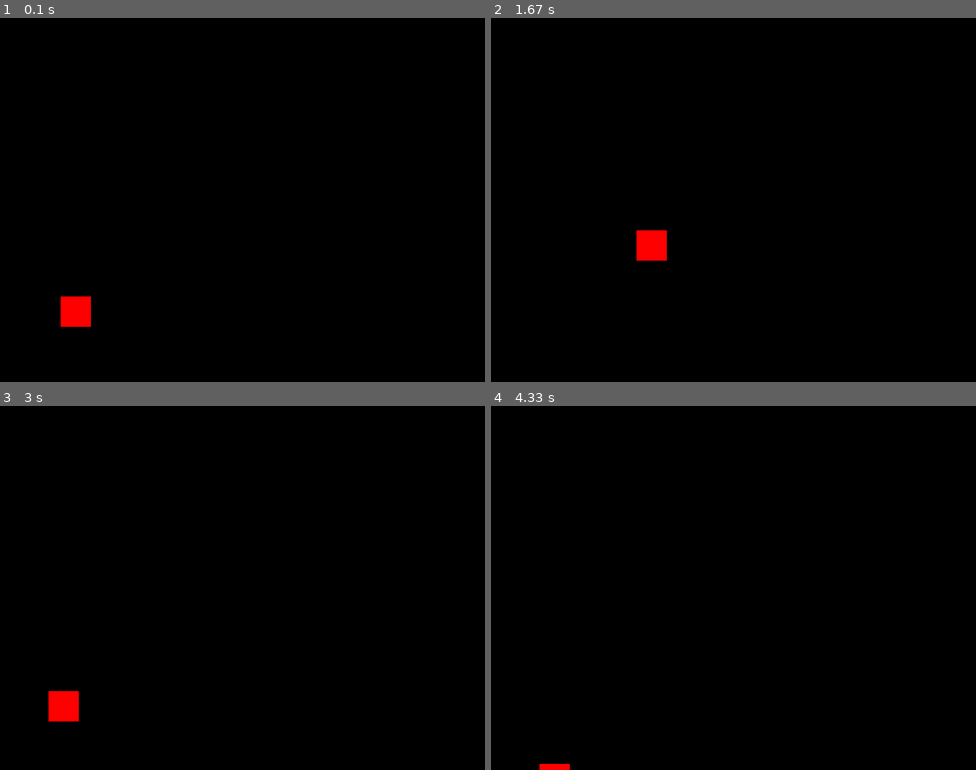
Above: before the commit, frames 1-4 (two rows, left to right).
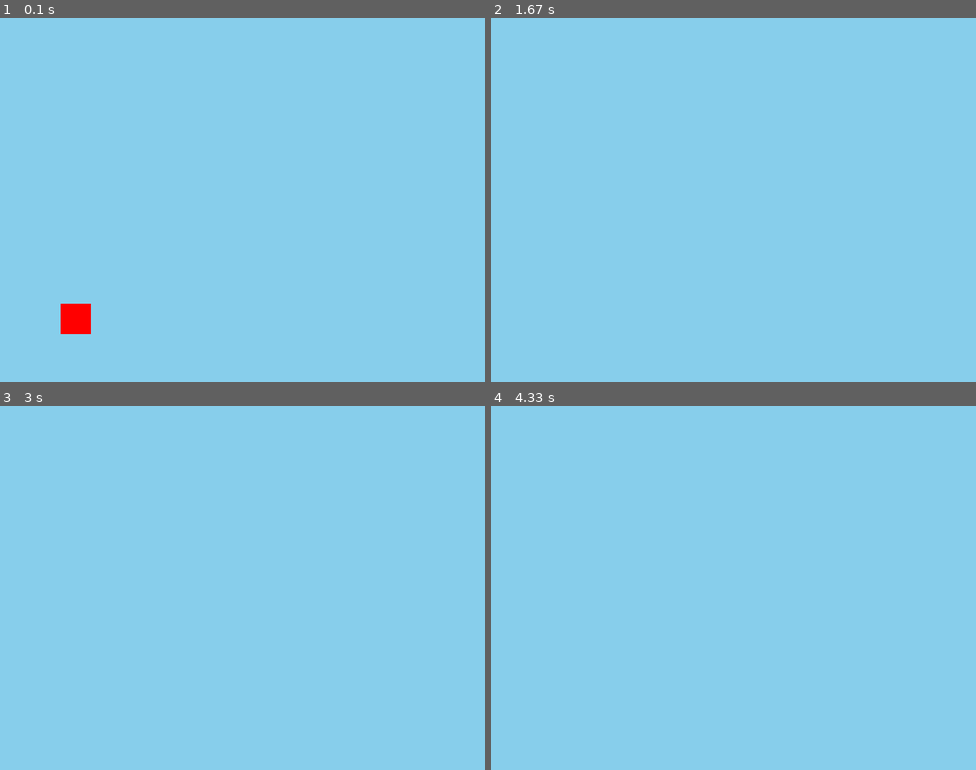
Above: after the commit, the same moments.

Repository: Graciano-B-L-Junior/Gamedevportfolio_pygame
Game: pygame game, started from 2 - Platform game/game.py
Two runs of this game, one before a commit and one after it. Both use one fixed random seed, a clock stepped at 60 frames per second and the inputs below.
Inputs:
- Up to frame 1 (0.1 s): no input
- Up to frame 2 (1.67 s): hold Space 0.33-0.8 s; hold Right 0.33-0.8 s
- Up to frame 3 (3 s): hold Space 1.83-2.37 s; hold Left 1.83-2.37 s
- Up to frame 4 (4.33 s): no input

The runs differ from the first frame. In frame 1, 100% of the frame differs, in the area x 0-100%, y 0-100%; in frame 2, 100%; in frame 3, 100%; in frame 4, 100%.

Commit message:
Add platform collision detection and improve player movement mechanics.
Starting with tilemap

Diff:
--- a/2 - Platform game/game.py
+++ b/2 - Platform game/game.py
@@ -2,6 +2,11 @@
 from player import Player
 
 class Game:
+
+    GROUND_COLOR = (0, 150, 0)
+    WHITE = (255, 255, 255)
+
+
     def __init__(self):
         pygame.init()
         self.screen_width = 800
@@ -14,17 +19,48 @@
 
         self.player = Player(100, 450)
 
+        self.platforms = [
+        ]
+
+        self.TILE_SIZE = 32
+        self.TILEMAP = [
+            [0, 0, 0, 0, 0, 0, 0, 0, 0, 0, 0, 0, 0, 0, 0, 0, 0, 0, 0, 0, 0, 0, 0, 0, 0, 0, 0, 0, 0, 0],
+            [0, 0, 0, 0, 0, 0, 0, 0, 0, 0, 0, 0, 0, 0, 0, 0, 0, 0, 0, 0, 0, 0, 0, 0, 0, 0, 0, 0, 0, 0],
+            [0, 0, 0, 0, 0, 0, 0, 0, 0, 0, 0, 0, 0, 0, 0, 0, 0, 0, 0, 0, 0, 0, 0, 0, 0, 0, 0, 0, 0, 0],
+            [0, 0, 0, 0, 0, 0, 0, 0, 0, 0, 0, 0, 0, 0, 0, 0, 0, 0, 0, 0, 0, 0, 0, 0, 0, 0, 0, 0, 0, 0],
+            [0, 0, 0, 0, 0, 0, 0, 0, 0, 0, 0, 0, 0, 0, 0, 0, 0, 0, 0, 0, 0, 0, 0, 0, 0, 0, 0, 0, 0, 0],
+            [0, 0, 0, 0, 0, 0, 0, 0, 0, 0, 0, 0, 0, 0, 0, 0, 0, 0, 0, 0, 0, 0, 0, 0, 0, 0, 0, 0, 0, 0],
+            [0, 0, 0, 0, 0, 0, 0, 0, 0, 0, 0, 0, 0, 0, 0, 0, 0, 0, 0, 0, 0, 0, 0, 0, 0, 0, 0, 0, 0, 0],
+            [0, 0, 0, 0, 0, 0, 0, 0, 0, 0, 0, 0, 0, 0, 0, 0, 0, 0, 0, 0, 0, 0, 0, 0, 0, 0, 0, 0, 0, 0],
+            [0, 0, 0, 0, 0, 0, 0, 0, 0, 0, 0, 0, 0, 0, 0, 0, 0, 0, 0, 0, 0, 0, 0, 0, 0, 0, 0, 0, 0, 0],
+            [2, 2, 2, 2, 2, 0, 0, 0, 0, 0, 0, 2, 2, 2, 2, 2, 2, 0, 0, 0, 0, 0, 0, 0, 0, 0, 0, 0, 0, 0],
+            [1, 1, 1, 1, 1, 0, 0, 0, 0, 0, 0, 1, 1, 1, 1, 1, 1, 0, 0, 0, 0, 0, 0, 0, 0, 0, 0, 0, 0, 0],
+            [1, 1, 1, 1, 1, 0, 0, 0, 0, 0, 0, 1, 1, 1, 1, 1, 1, 0, 0, 0, 0, 0, 0, 0, 0, 0, 0, 0, 0, 0],
+            [1, 1, 1, 1, 1, 2, 2, 2, 2, 2, 2, 1, 1, 1, 1, 1, 1, 2, 2, 2, 2, 2, 2, 0, 0, 0, 0, 0, 0, 0],
+            [1, 1, 1, 1, 1, 1, 1, 1, 1, 1, 1, 1, 1, 1, 1, 1, 1, 1, 1, 1, 1, 1, 1, 2, 2, 2, 2, 2, 2, 2],
+            [1, 1, 1, 1, 1, 1, 1, 1, 1, 1, 1, 1, 1, 1, 1, 1, 1, 1, 1, 1, 1, 1, 1, 1, 1, 1, 1, 1, 1, 1],
+            [1, 1, 1, 1, 1, 1, 1, 1, 1, 1, 1, 1, 1, 1, 1, 1, 1, 1, 1, 1, 1, 1, 1, 1, 1, 1, 1, 1, 1, 1],
+        ]
+
+        MAP_HEIGHT_PIXELS = len(self.TILEMAP) * self.TILE_SIZE
+        MAP_WIDTH_PIXELS = len(self.TILEMAP[0]) * self.TILE_SIZE
+
+
+
     def handle_input(self):
         for event in pygame.event.get():
             if event.type == pygame.QUIT:
                 self.running = False
 
     def update(self):
-        self.player.update()
+        self.player.update(self.platforms)
+
 
     def draw(self):
-        self.screen.fill((0, 0, 0))  # Black background
+        self.screen.fill((135, 206, 235))  # Sky blue background
         self.player.draw(self.screen)
+        for platform in self.platforms:
+            pygame.draw.rect(self.screen, Game.GROUND_COLOR, platform)
         pygame.display.flip()
 
     def run(self):
--- a/2 - Platform game/player.py
+++ b/2 - Platform game/player.py
@@ -7,32 +7,51 @@
         self.width = 50
         self.height = 50
         self.speed = 5
-        self.jump_force = 50
+        self.jump_force = -20
+        self.maximum_fall_speed = 10
 
         self.rect = pygame.Rect(self.x, self.y, self.width, self.height)
         self.color = (255, 0, 0)
 
-        self.__gravity = 1.5
-
-        self.jumping = False
+        self.y_velocity = 0
+        self.gravity = 1
+        self.on_ground = False
 
     def draw(self, surface):
         pygame.draw.rect(surface, self.color, self.rect)
 
-    def update(self):
+    def update(self, other_rects):
         keys = pygame.key.get_pressed()
         if keys[pygame.K_LEFT]:
-            self.x -= self.speed
+            self.rect.x -= self.speed
         if keys[pygame.K_RIGHT]:
-            self.x += self.speed
+            self.rect.x += self.speed
 
-        if keys[pygame.K_SPACE]:
-            if not self.jumping:
-                self.jumping = True
+        for platform in other_rects:
+            if self.rect.colliderect(platform):
+                if self.rect.right > platform.left and self.rect.left < platform.left:
+                    self.rect.right = platform.left
+                elif self.rect.left < platform.right and self.rect.right > platform.right:
+                    self.rect.left = platform.right
 
-                self.y += -(self.speed * self.jump_force)
+        if keys[pygame.K_SPACE] and self.on_ground:
+            self.y_velocity = self.jump_force
+            self.on_ground = False
 
-        self.y += self.__gravity
+        self.y_velocity += self.gravity
+        self.y_velocity = min(self.y_velocity, self.maximum_fall_speed)
+        self.rect.y += self.y_velocity
 
-        self.rect.x = self.x
-        self.rect.y = self.y
+        self.on_ground = False
+        for platform in other_rects:
+            if self.rect.colliderect(platform):
+                if self.y_velocity > 0:
+                    self.rect.bottom = platform.top
+                    self.y_velocity = 0
+                    self.on_ground = True
+                elif self.y_velocity < 0:
+                    self.rect.top = platform.bottom
+                    self.y_velocity = 0
+
+        self.x = self.rect.x
+        self.y = self.rect.y
